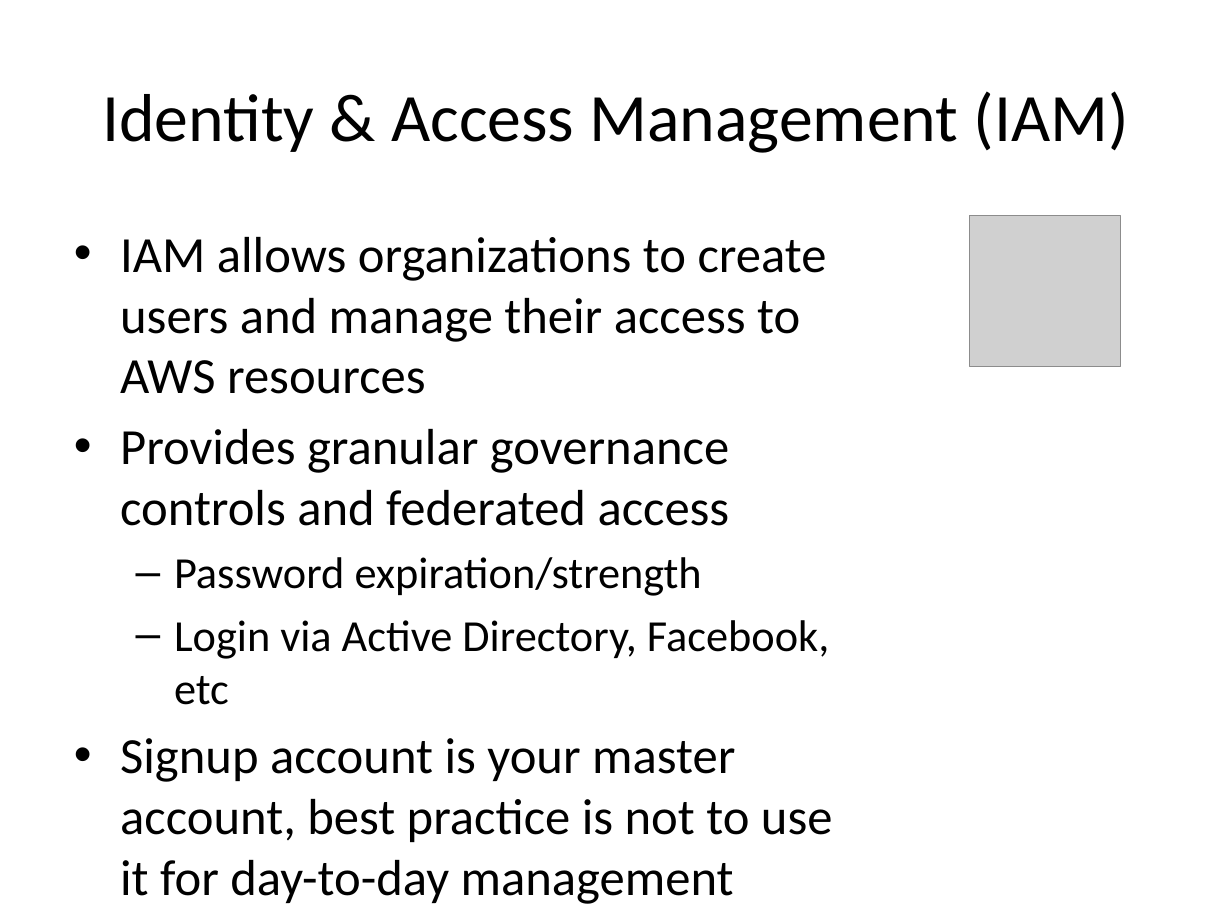
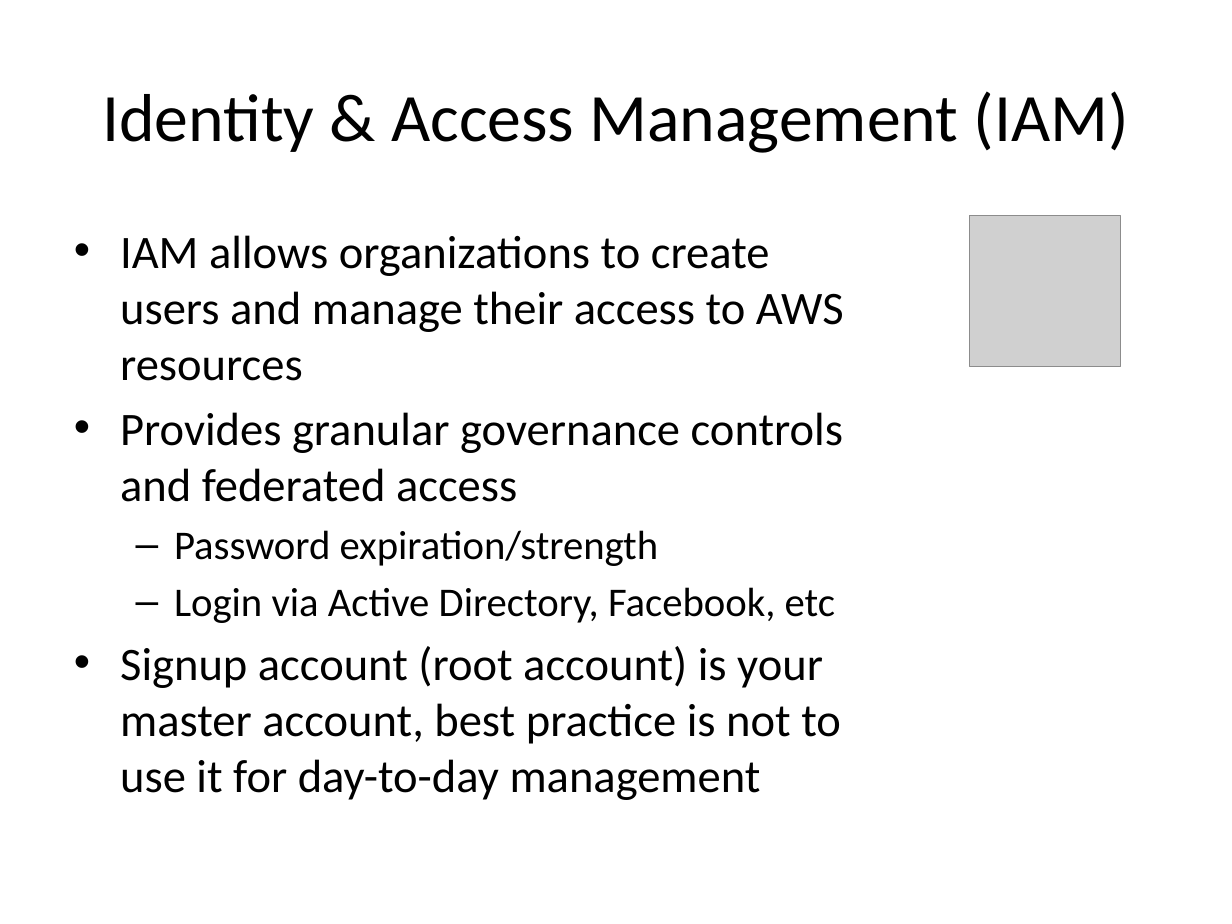
Before and after one commit to jasondbaker/infrastructure-class, a slide deck: slide 17 of infrastructure-week-4.pptx (slide 18 before the commit). Drawn at 1232x924 pixels with LibreOffice and Linux fonts; fonts in the diff are those of the drawing; grey boxes stand for pictures. Boxes give left, top, right and bottom in pixels: in the first picture for what was removed or moved away, otherwise in the second. Text is boxed around its words. In the diff, an @@ line names an element or a change of style, - is before the commit and + after.

```diff
--- a/infrastructure-week-4.pptx
+++ b/infrastructure-week-4.pptx
@@ text at [120,235,844,623]: size 29.6 to 27.2 pt in "IAM allows organizations to create users and ...", "Provides granular governance controls and federated access"; size 25.9 to 23.8 pt in "Password expiration/strength", "Login via Active Directory, Facebook, etc" @@
@@ text at [120,646,841,800]: text changed; size 29.6 to 27.2 pt @@
-• Signup account is your master account, best practice is not to use it for day-to-day management
+• Signup account (root account) is your master account, best practice is not to use it for day-to-day management
```
Also in this commit, not shown: 4 other slides changed, 1 slide removed, 8 other files.
